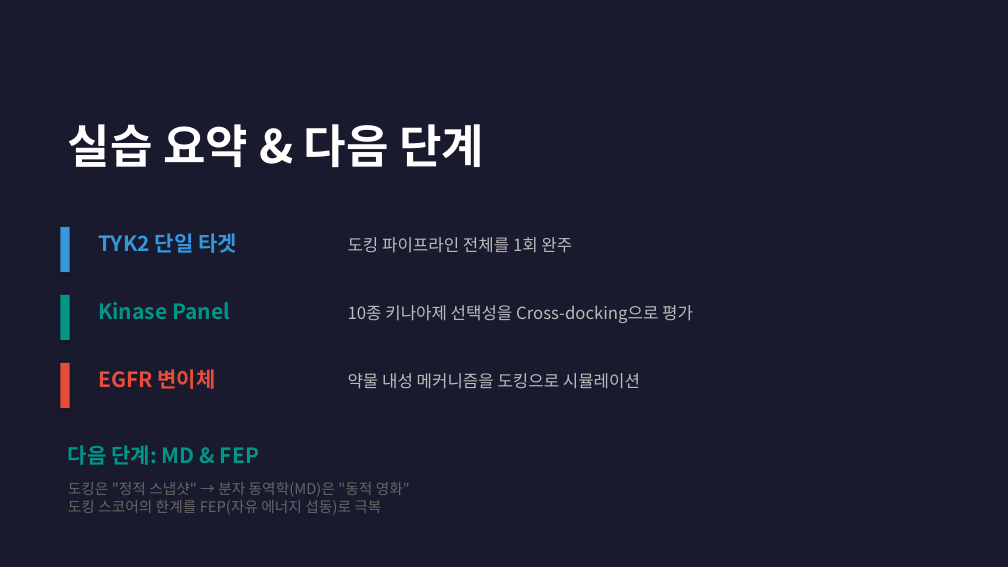
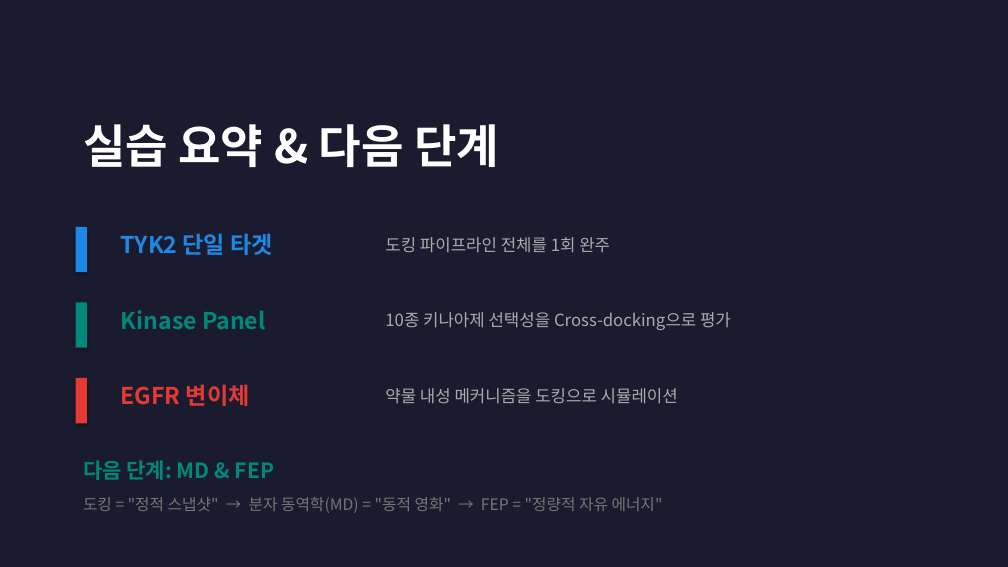
Before and after one commit to fourmodern/molecular_docking_tutorial, a slide deck: slide 15 of Molecular_Docking_Workshop.pptx. Drawn at 1008x567 pixels with LibreOffice and Linux fonts; fonts in the diff are those of the drawing. Boxes give left, top, right and bottom in pixels: in the first picture for what was removed or moved away, otherwise in the second. Text is boxed around its words. In the diff, an @@ line names an element or a change of style, - is before the commit and + after.

```diff
--- a/Molecular_Docking_Workshop.pptx
+++ b/Molecular_Docking_Workshop.pptx
@@ background #1A1A2E to #FFFFFF @@
@@ rectangle added at <box>0,0,1008,567</box>, fill #1B1B2F @@
@@ text "실습 요약 & 다음 단계": place and size @@
-text "실습 요약 & 다음 단계" at <box>68,124,484,167</box>
+text "실습 요약 & 다음 단계" at <box>83,124,499,167</box>
@@ text "실습 요약 & 다음 단계" at <box>83,124,499,167</box>: more space between paragraphs @@
@@ rectangle: place and size @@
-rectangle at <box>60,227,70,272</box>
+rectangle at <box>76,227,87,272</box>
@@ rectangle at <box>76,227,87,272</box>: fill #3498DB to #1E88E5 @@
@@ text "TYK2 단일 타겟": place and size @@
-text "TYK2 단일 타겟" at <box>98,233,237,253</box>
+text "TYK2 단일 타겟" at <box>121,233,272,255</box>
@@ text "TYK2 단일 타겟" at <box>121,233,272,255</box>: size 20 to 22 pt, text colour #3498DB to #1E88E5; more space between paragraphs @@
@@ text "도킹 파이프라인 전체를 1회 완주": place and size @@
-text "도킹 파이프라인 전체를 1회 완주" at <box>348,237,572,253</box>
+text "도킹 파이프라인 전체를 1회 완주" at <box>385,237,610,253</box>
@@ rectangle: place and size @@
-rectangle at <box>60,295,70,340</box>
+rectangle at <box>76,302,87,348</box>
@@ rectangle at <box>76,302,87,348</box>: fill #009688 to #00897B @@
@@ text "Kinase Panel": place and size @@
-text "Kinase Panel" at <box>98,302,230,319</box>
+text "Kinase Panel" at <box>121,310,266,329</box>
@@ text "Kinase Panel" at <box>121,310,266,329</box>: size 20 to 22 pt, text colour #009688 to #00897B; more space between paragraphs @@
@@ text "10종 키나아제 선택성을 Cross-docking으로 평가": place and size @@
-text "10종 키나아제 선택성을 Cross-docking으로 평가" at <box>348,305,693,323</box>
+text "10종 키나아제 선택성을 Cross-docking으로 평가" at <box>385,312,731,330</box>
@@ rectangle: place and size @@
-rectangle at <box>60,363,70,408</box>
+rectangle at <box>76,378,87,423</box>
@@ rectangle at <box>76,378,87,423</box>: fill #E74C3C to #E53935 @@
@@ text "EGFR 변이체": place and size @@
-text "EGFR 변이체" at <box>98,369,216,389</box>
+text "EGFR 변이체" at <box>121,384,250,406</box>
@@ text "EGFR 변이체" at <box>121,384,250,406</box>: size 20 to 22 pt, text colour #E74C3C to #E53935; more space between paragraphs @@
@@ text colour #BBBBBB to #AAAAAA; more space between paragraphs in 3 elements at <box>385,237,610,253</box>, <box>385,312,731,330</box>, <box>385,388,678,404</box> @@
@@ text "약물 내성 메커니즘을 도킹으로 시뮬레이션": place and size @@
-text "약물 내성 메커니즘을 도킹으로 시뮬레이션" at <box>348,373,640,389</box>
+text "약물 내성 메커니즘을 도킹으로 시뮬레이션" at <box>385,388,678,404</box>
@@ text "다음 단계: MD & FEP": place and size @@
-text "다음 단계: MD & FEP" at <box>68,445,259,465</box>
+text "다음 단계: MD & FEP" at <box>83,460,274,480</box>
@@ text "다음 단계: MD & FEP" at <box>83,460,274,480</box>: text colour #009688 to #00897B; more space between paragraphs @@
@@ text at <box>83,497,663,513</box>: text changed; size 14 to 15 pt; text colour #666666 to #757575 @@
-도킹은 "정적 스냅샷" → 분자 동역학(MD)은 "동적 영화"
-도킹 스코어의 한계를 FEP(자유 에너지 섭동)로 극복
+도킹 = "정적 스냅샷" → 분자 동역학(MD) = "동적 영화" → FEP = "정량적 자유 에너지"
```
Also in this commit, not shown: 14 other slides changed.
